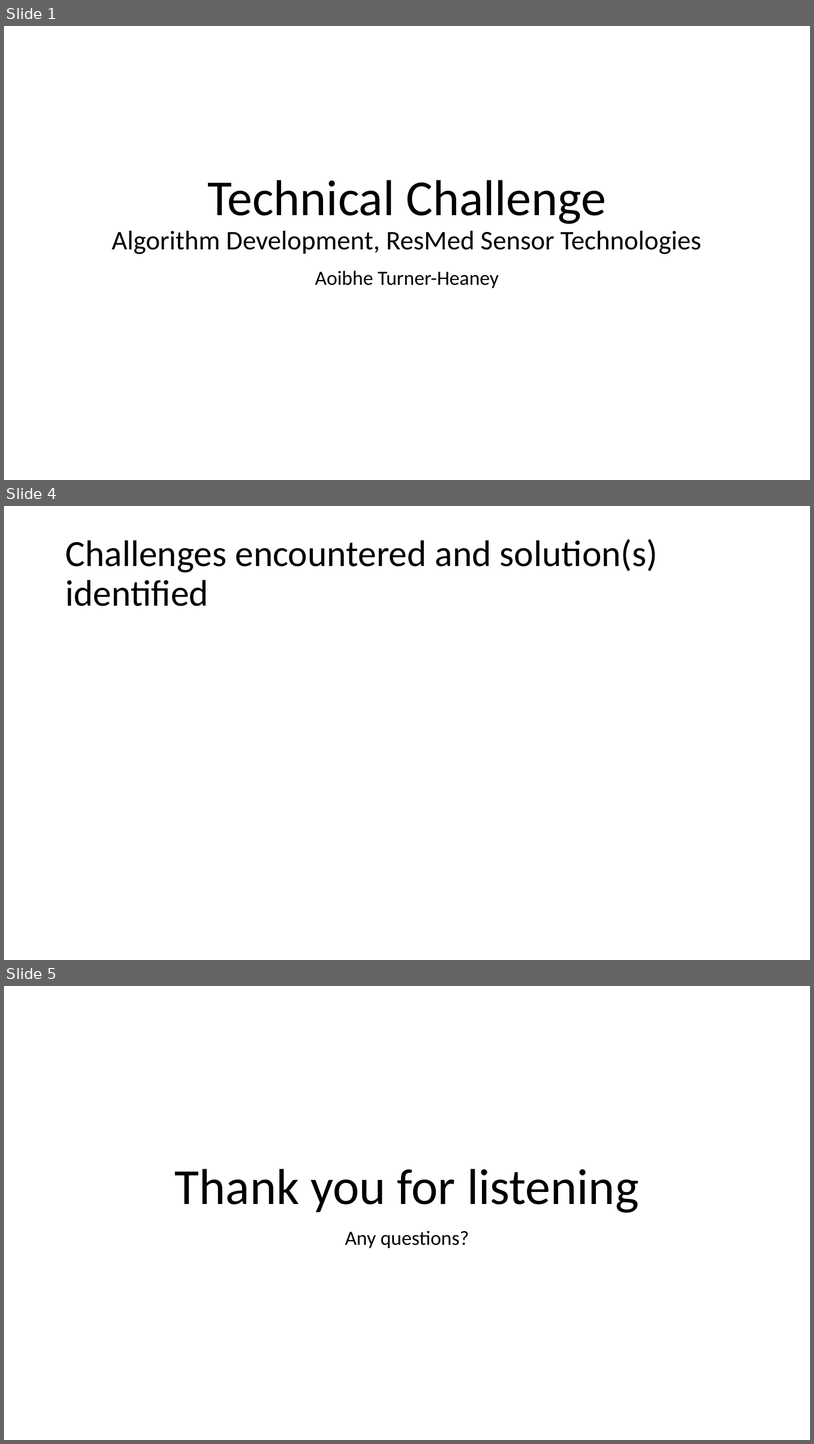
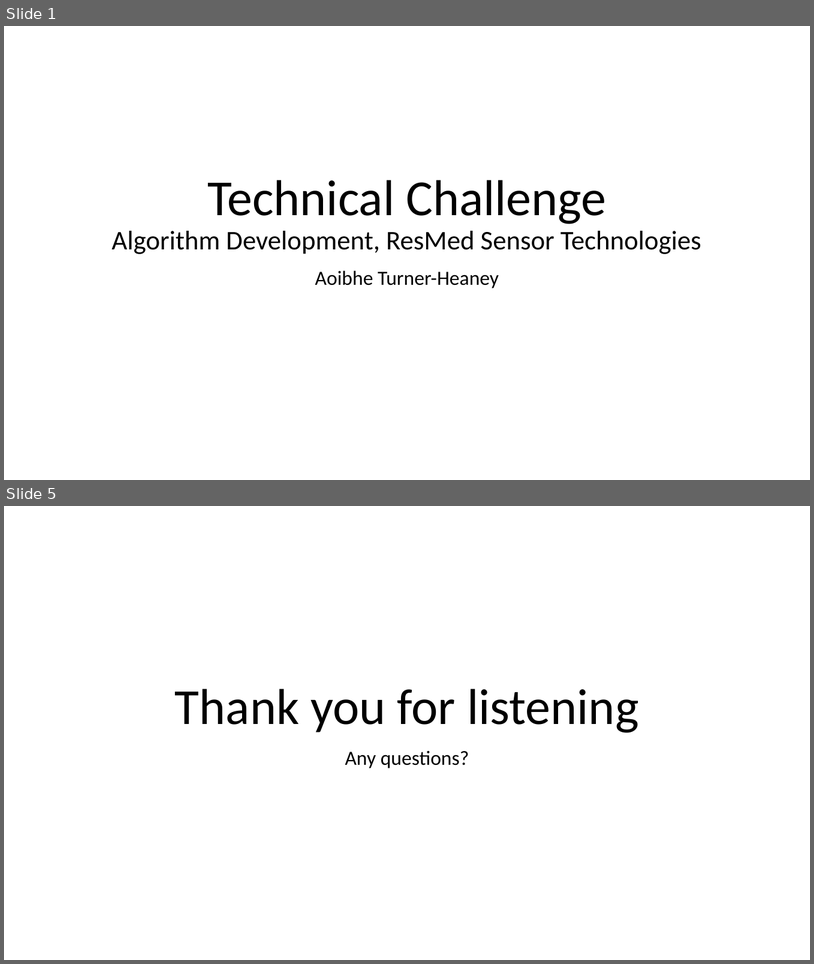
Before and after one commit to AoibheT-H/Algorithm_Challenge, a slide deck: Aoibhe_Turner_Heaney_Algorithm_Challenge_Presentation.pptx. Shown one above the other, each under a label of ours: slides 1, 4 and 5 before the commit, slides 1 and 5 after it; the slides between them are not shown. The pictures are 814x1444 and 814x964 pixels, drawn with LibreOffice and Linux fonts; fonts in the diff are those of the drawing. Boxes give left, top, right and bottom in pixels: in the first picture for what was removed or moved away, otherwise in the second. Text is boxed around its words. In the diff, an @@ line names an element or a change of style, - is before the commit and + after.

```diff
--- a/Aoibhe_Turner_Heaney_Algorithm_Challenge_Presentation.pptx
+++ b/Aoibhe_Turner_Heaney_Algorithm_Challenge_Presentation.pptx
@@ slide 4 removed at [4,506,810,960], background #FFFFFF @@
@@ title removed at [65,539,658,606] @@
-Challenges encountered and solution(s) identified
```
Also in this commit, not shown: 1 slide changed, 2 slides added, 1 other slide removed.
